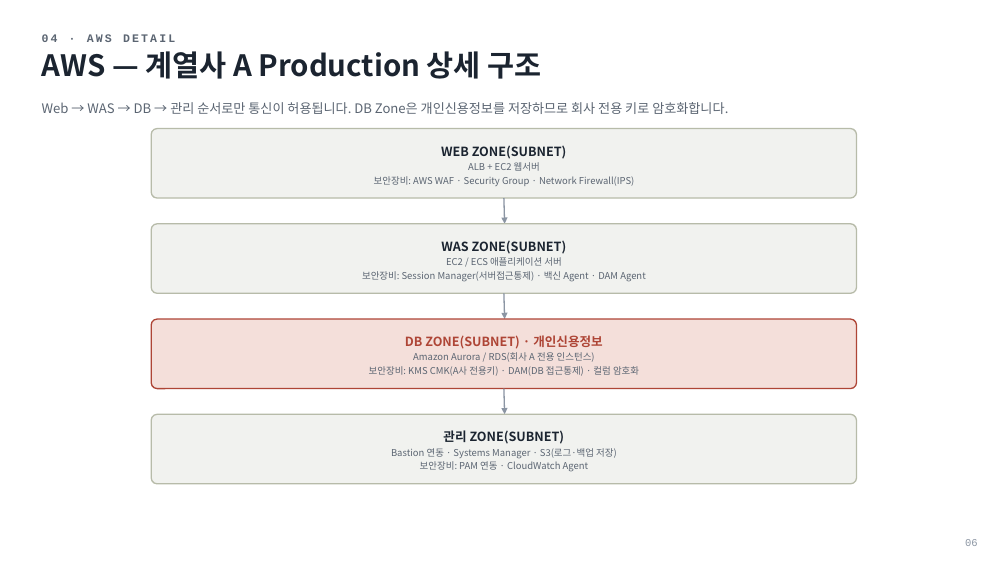
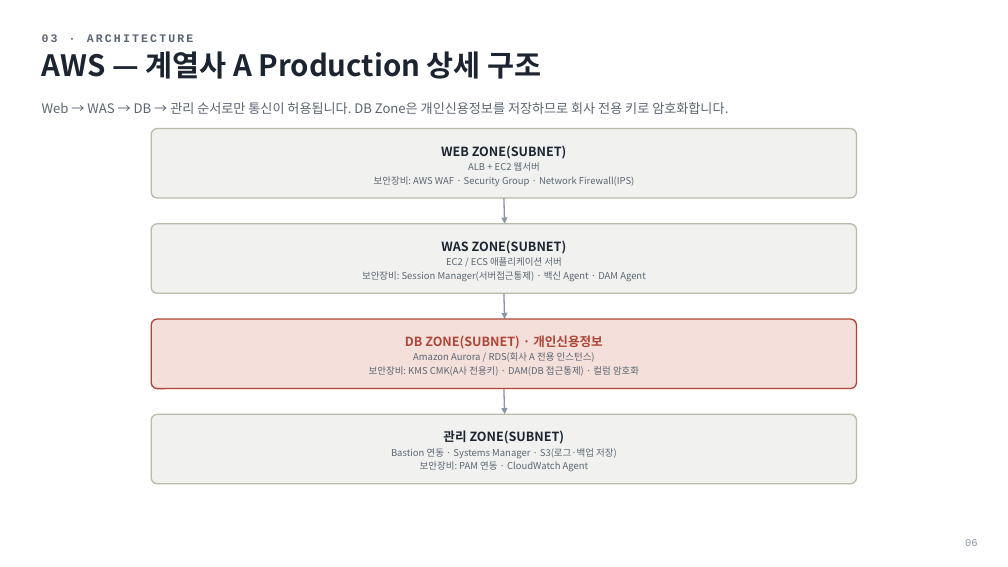
Before and after one commit to leeyonsei78/isms-cloud-audit-matrix, a slide deck: slide 6 of architecture/finance-multicloud-architecture.pptx. Drawn at 1008x567 pixels with LibreOffice and Linux fonts; fonts in the diff are those of the drawing. Boxes give left, top, right and bottom in pixels: in the first picture for what was removed or moved away, otherwise in the second. Text is boxed around its words. In the diff, an @@ line names an element or a change of style, - is before the commit and + after.

```diff
--- a/architecture/finance-multicloud-architecture.pptx
+++ b/architecture/finance-multicloud-architecture.pptx
@@ text at box(42, 34, 194, 42): text changed @@
-04 · AWS DETAIL
+03 · ARCHITECTURE
```
Also in this commit, not shown: 12 other slides changed, 5 slides added, 1 other file.
